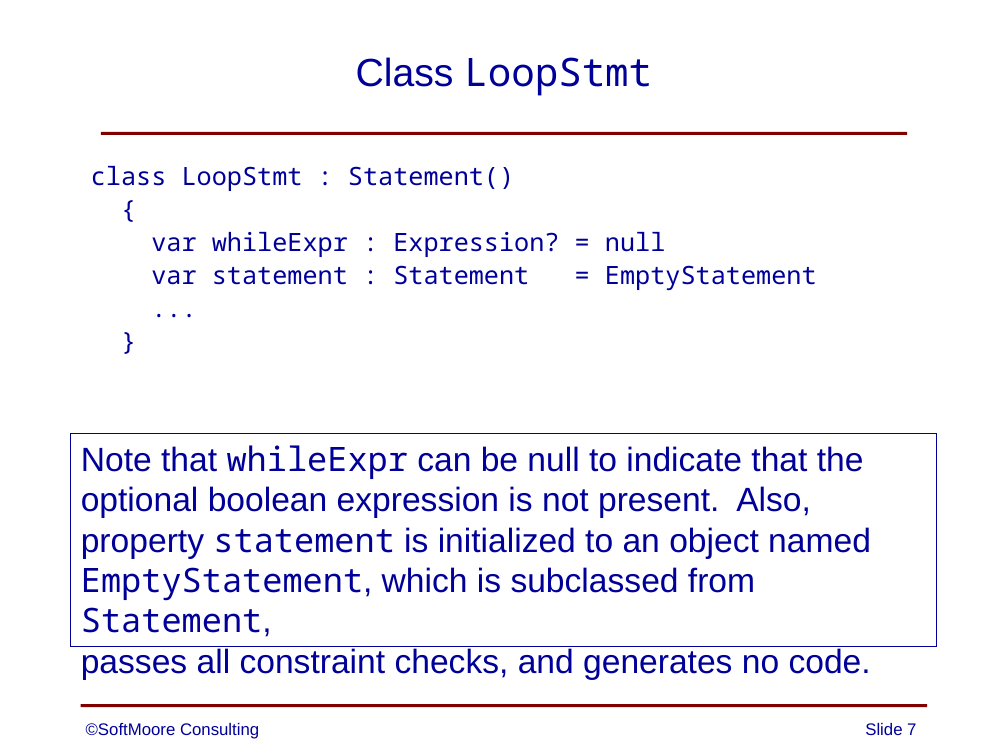
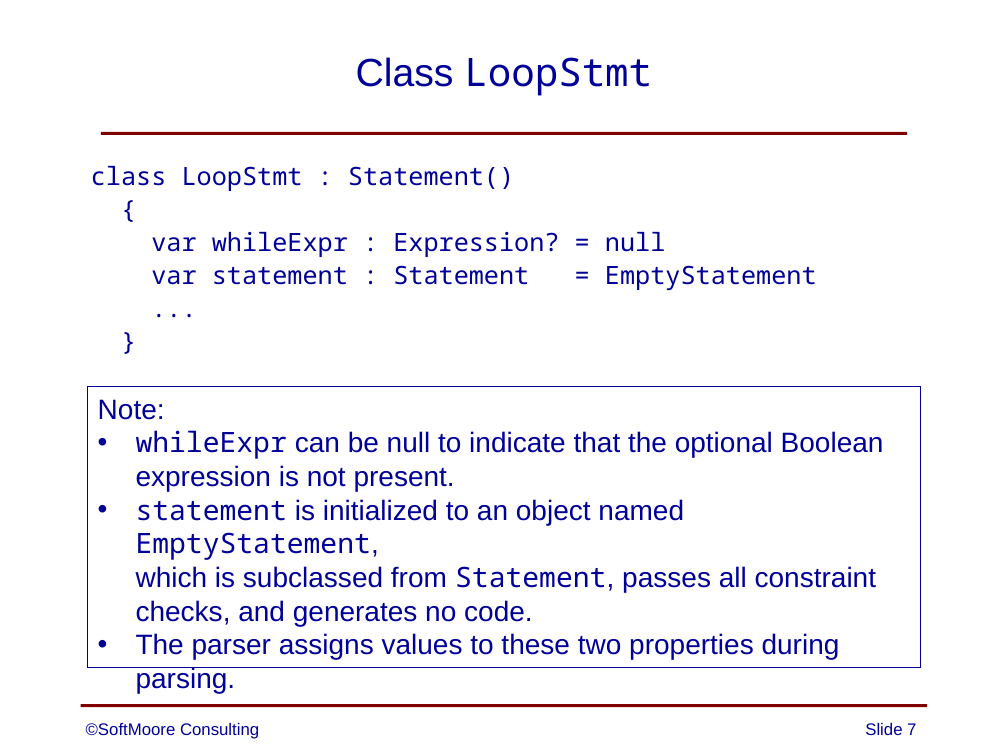
Before and after one commit to SoftMoore/CPRL-Kt-2nd, a slide deck: slide 7 of PowerPoints/08 - Abstract Syntax Trees.pptx. Drawn at 1008x756 pixels with LibreOffice and Linux fonts; fonts in the diff are those of the drawing. Boxes give left, top, right and bottom in pixels: in the first picture for what was removed or moved away, otherwise in the second. Text is boxed around its words. In the diff, an @@ line names an element or a change of style, - is before the commit and + after.

```diff
--- a/PowerPoints/08 - Abstract Syntax Trees.pptx
+++ b/PowerPoints/08 - Abstract Syntax Trees.pptx
@@ rectangle "Note:": place and size @@
-rectangle "Note:" at <box>71,433,936,647</box>
+rectangle "Note:" at <box>88,386,920,667</box>
@@ text in rectangle at <box>98,399,884,659</box>: text changed; size 24 to 20 pt @@
-Note that whileExpr can be null to indicate that the
-optional boolean expression is not present. Also,
-property statement is initialized to an object named
-EmptyStatement, which is subclassed from Statement,
-passes all constraint checks, and generates no code.
+Note:
+• whileExpr can be null to indicate that the optional Boolean
+  expression is not present.
+• statement is initialized to an object named EmptyStatement,
+  which is subclassed from Statement, passes all constraint
+  checks, and generates no code.
+• The parser assigns values to these two properties during
+  parsing.
```
Also in this commit, not shown: 3 other slides changed.
